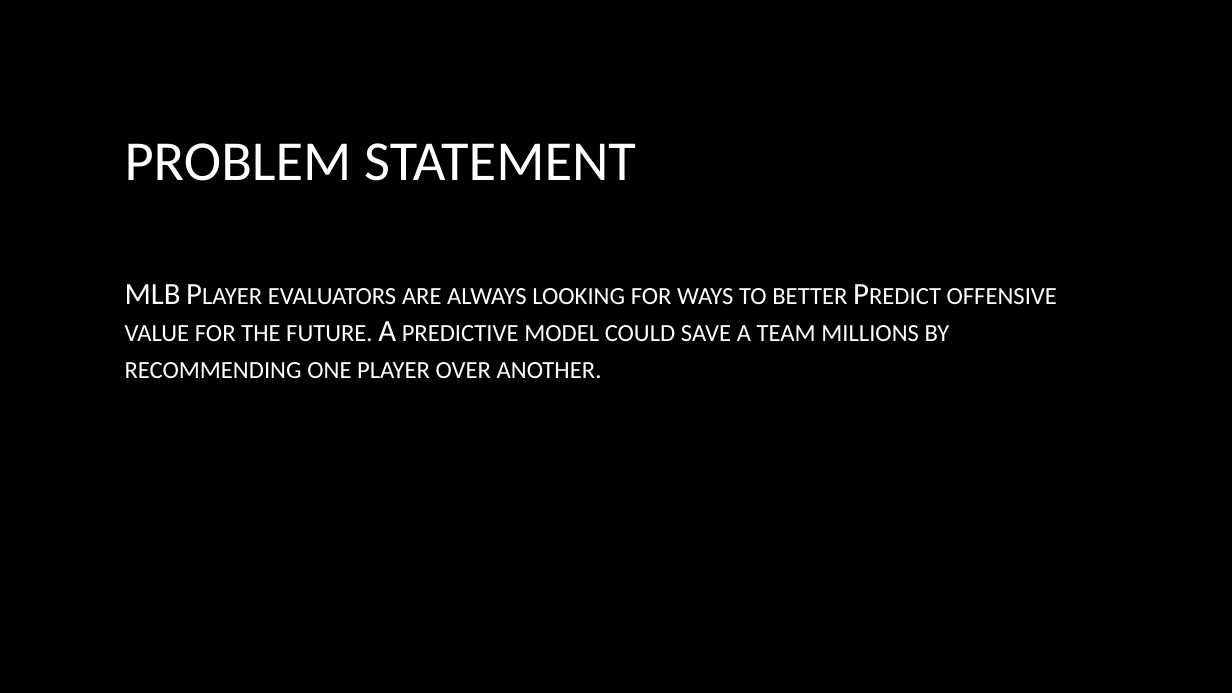
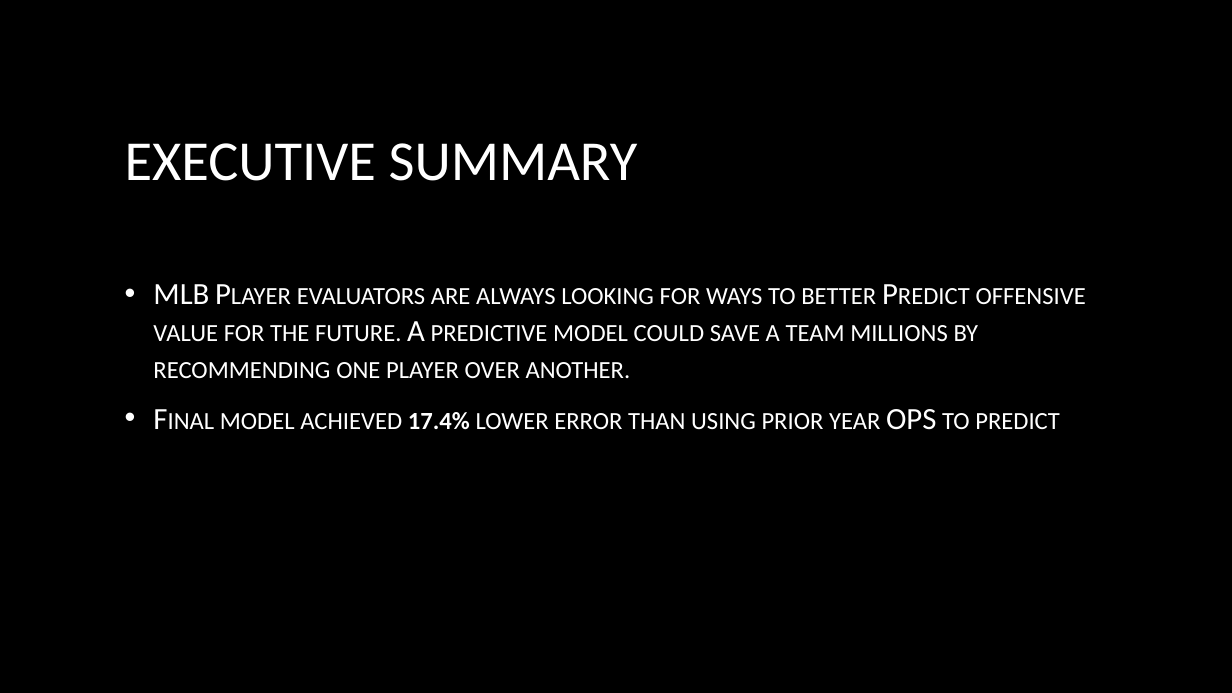
Before and after one commit to boardmjm/Capstone-Two, a slide deck: slide 2 of Capstone2_Final_Presentation.pptx. Drawn at 1232x693 pixels with LibreOffice and Linux fonts; fonts in the diff are those of the drawing; background and template pictures are left out. Boxes give left, top, right and bottom in pixels: in the first picture for what was removed or moved away, otherwise in the second. Text is boxed around its words. In the diff, an @@ line names an element or a change of style, - is before the commit and + after.

```diff
--- a/Capstone2_Final_Presentation.pptx
+++ b/Capstone2_Final_Presentation.pptx
@@ title at bbox=[125, 143, 638, 181]: text changed @@
-PROBLEM STATEMENT
+EXECUTIVE SUMMARY
@@ text at bbox=[153, 284, 1086, 378]: bullet none to • @@
@@ text at bbox=[220, 409, 1060, 430]: paragraph added @@
+• Final model achieved 17.4% lower error than using prior year OPS to predict
```
Also in this commit, not shown: 1 other slide changed, 6 other files.
